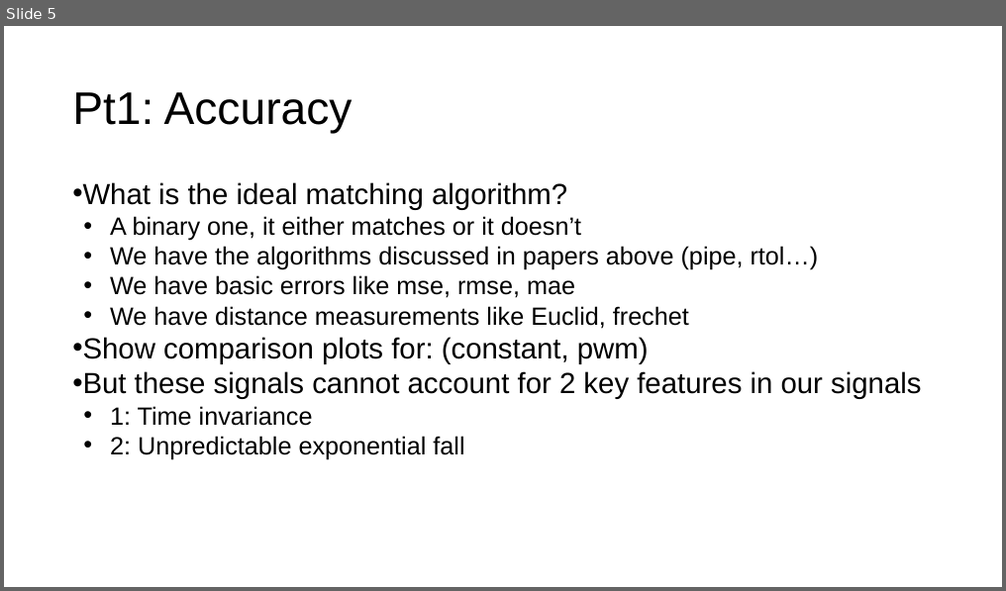
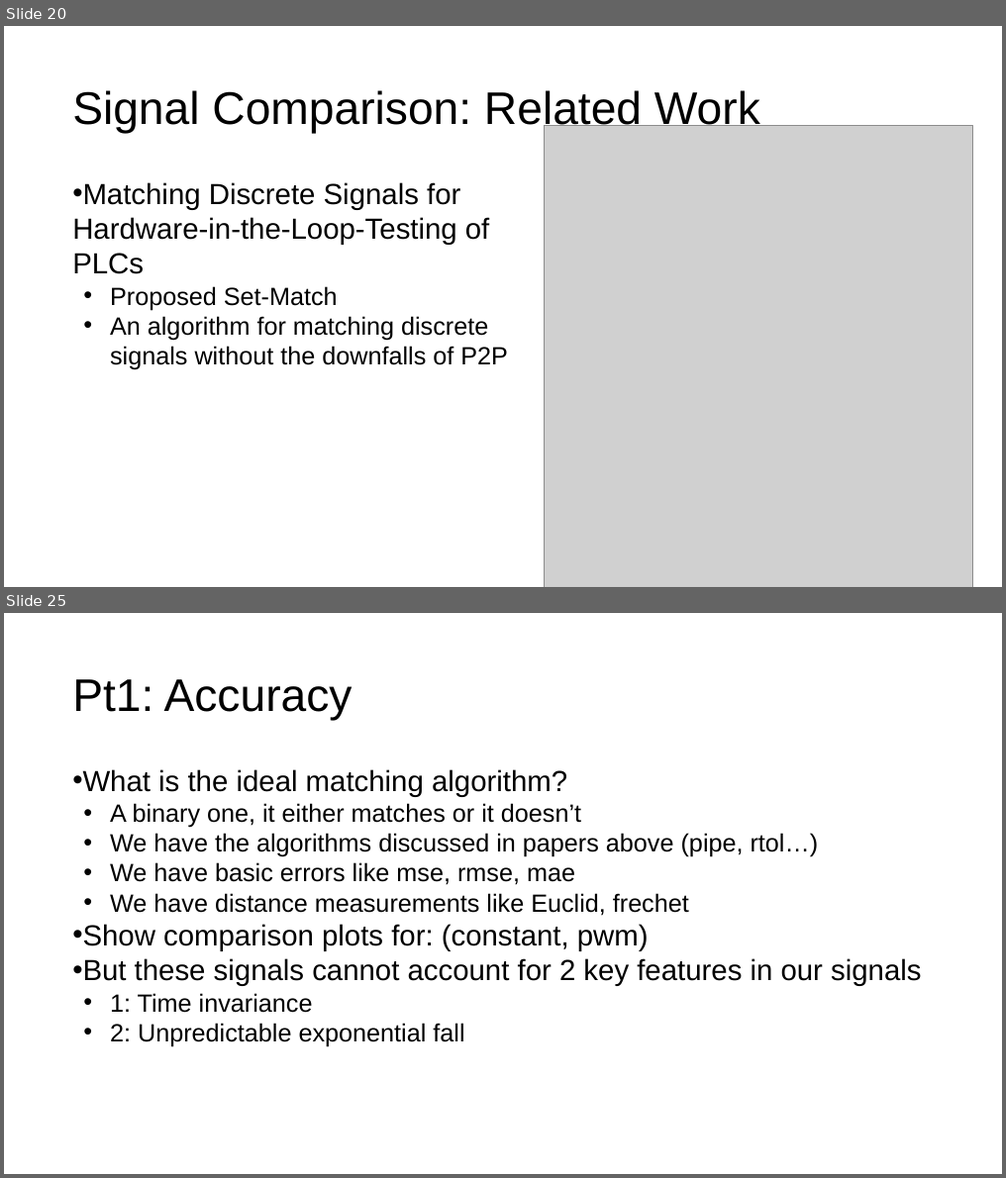
Before and after one commit to GNPower/TestpointDSL, a slide deck: Seminar Presentation/DSL for HIL Testing.pptx. Shown one above the other, each under a label of ours: slide 5 before the commit, slides 20 and 25 after it; the slides between them are not shown. The pictures are 1006x591 and 1006x1178 pixels, drawn with LibreOffice and Linux fonts; fonts in the diff are those of the drawing; grey boxes stand for pictures. Boxes give left, top, right and bottom in pixels: in the first picture for what was removed or moved away, otherwise in the second. Text is boxed around its words. In the diff, an @@ line names an element or a change of style, - is before the commit and + after.

```diff
--- a/Seminar Presentation/DSL for HIL Testing.pptx
+++ b/Seminar Presentation/DSL for HIL Testing.pptx
@@ slide 20 added at box(4, 26, 1002, 587), background #FFFFFF @@
@@ title added at box(72, 90, 760, 134), 44 pt, text #000000 @@
+Signal Comparison: Related Work
@@ picture added at box(545, 126, 973, 587) @@
@@ text added at box(72, 182, 508, 371), 24 pt, text #000000 @@
+• Matching Discrete Signals for Hardware-in-the-Loop-Testing of PLCs
+  • Proposed Set-Match
+  • An algorithm for matching discrete signals without the downfalls of P2P
@@ what was slide 5 is now slide 25 @@
```
Also in this commit, not shown: 5 slides changed, 21 other slides added, 18 other files.
